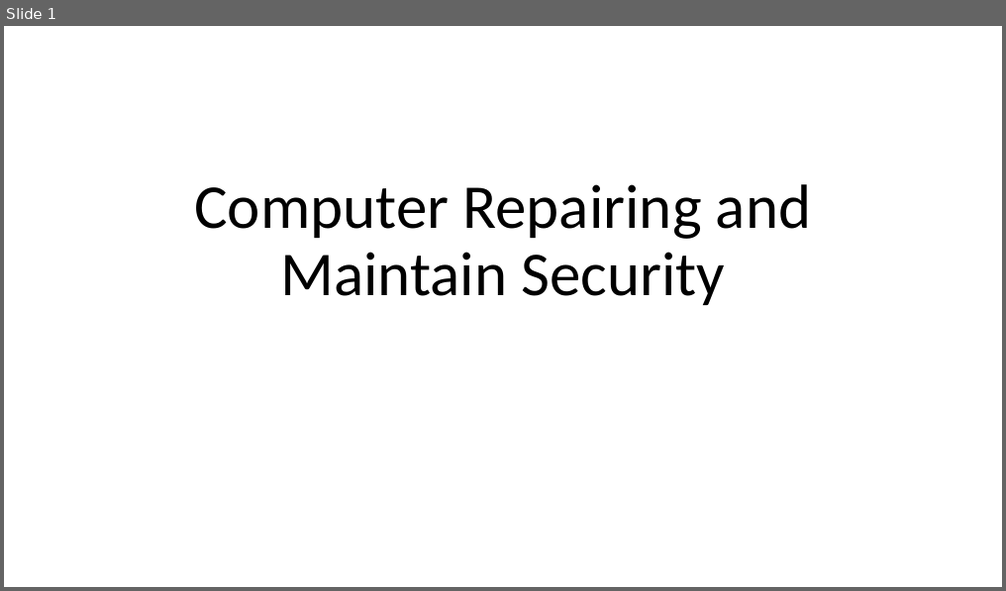
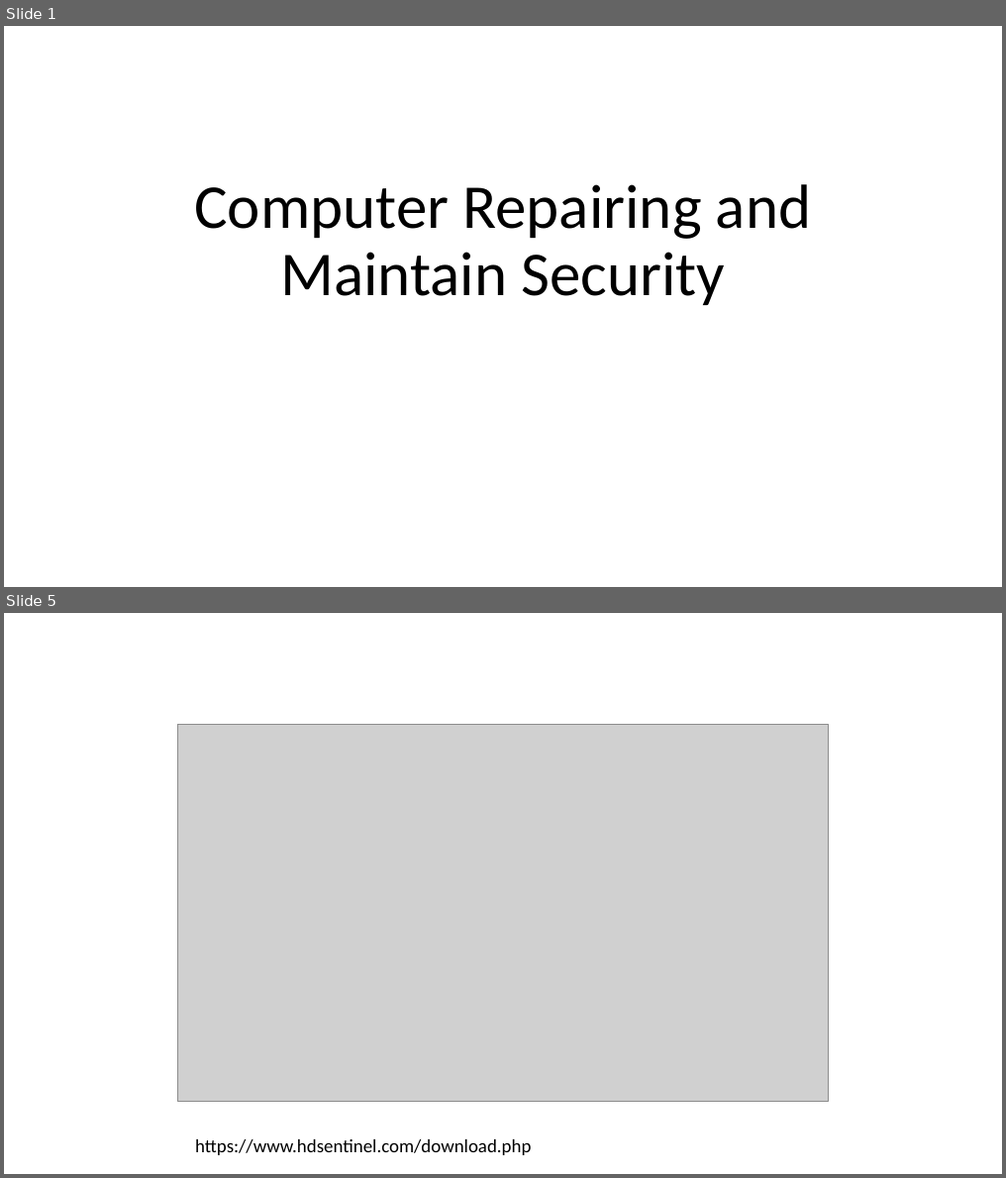
Before and after one commit to MoazzemhossainMoazz/HPP_files, a slide deck: 19, Computer Repairing and Maintain Security.pptx. Shown one above the other, each under a label of ours: slide 1 before the commit, slides 1 and 5 after it; the slides between them are not shown. The pictures are 1006x591 and 1006x1178 pixels, drawn with LibreOffice and Linux fonts; fonts in the diff are those of the drawing; grey boxes stand for pictures. Boxes give left, top, right and bottom in pixels: in the first picture for what was removed or moved away, otherwise in the second. Text is boxed around its words. In the diff, an @@ line names an element or a change of style, - is before the commit and + after.

```diff
--- a/19, Computer Repairing and Maintain Security.pptx
+++ b/19, Computer Repairing and Maintain Security.pptx
@@ slide 5 added at box(4, 613, 1002, 1174), background #FFFFFF @@
@@ picture added at box(177, 724, 829, 1102) @@
@@ text added at box(195, 1140, 531, 1156), 18 pt, text #000000 @@
+https://www.hdsentinel.com/download.php
```
Also in this commit, not shown: 5 other slides added, 4 slides removed.
